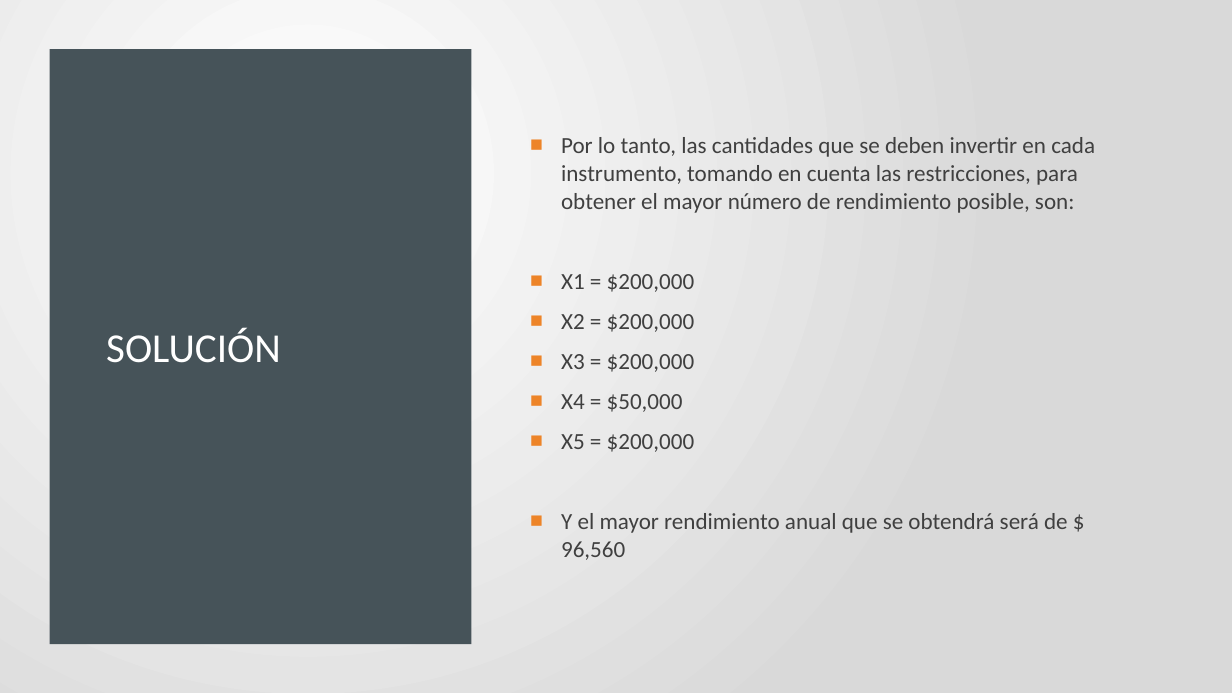
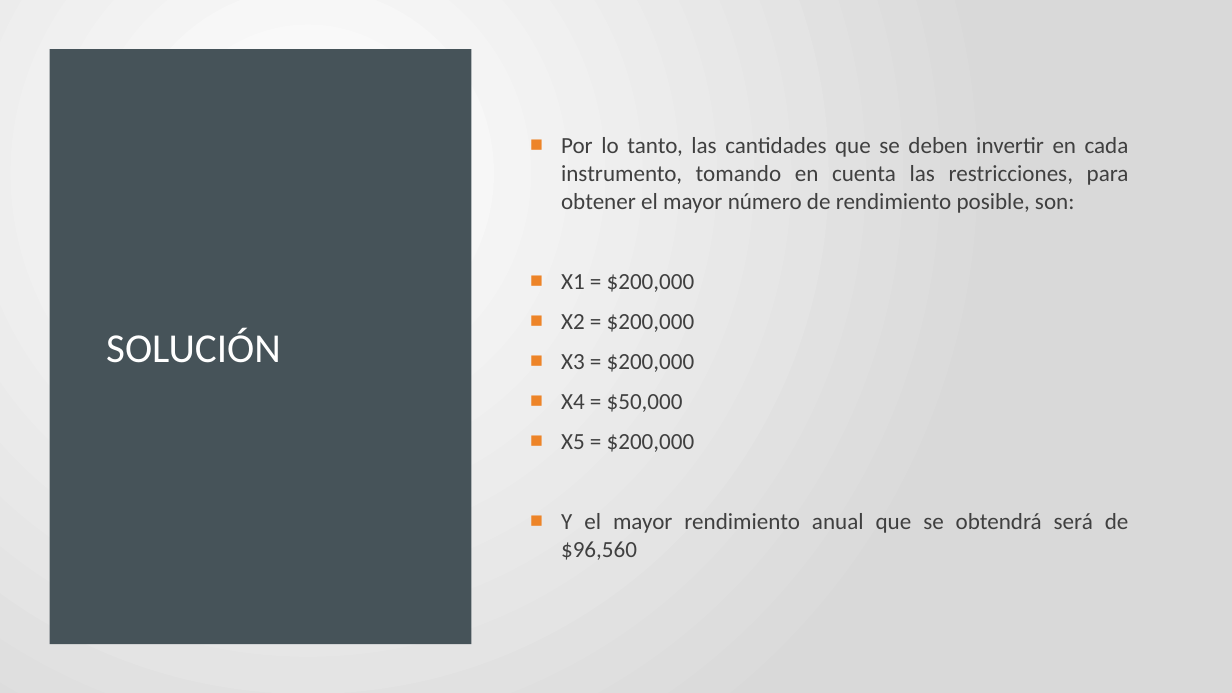
Before and after one commit to luischi1/Proyecto_m-dulo1, a slide deck: slide 12 of Presentación.pptx (slide 10 before the commit). Drawn at 1232x693 pixels with LibreOffice and Linux fonts; fonts in the diff are those of the drawing. Boxes give left, top, right and bottom in pixels: in the first picture for what was removed or moved away, otherwise in the second. Text is boxed around its words. In the diff, an @@ line names an element or a change of style, - is before the commit and + after.

```diff
--- a/Presentación.pptx
+++ b/Presentación.pptx
@@ text at (561, 137, 1129, 452): alignment left to justified @@
@@ text at (561, 513, 1129, 560): text changed @@
-■ Y el mayor rendimiento anual que se obtendrá será de $ 96,560
+■ Y el mayor rendimiento anual que se obtendrá será de $96,560
```
Also in this commit, not shown: 5 other slides changed, 3 slides added, 1 slide removed.
